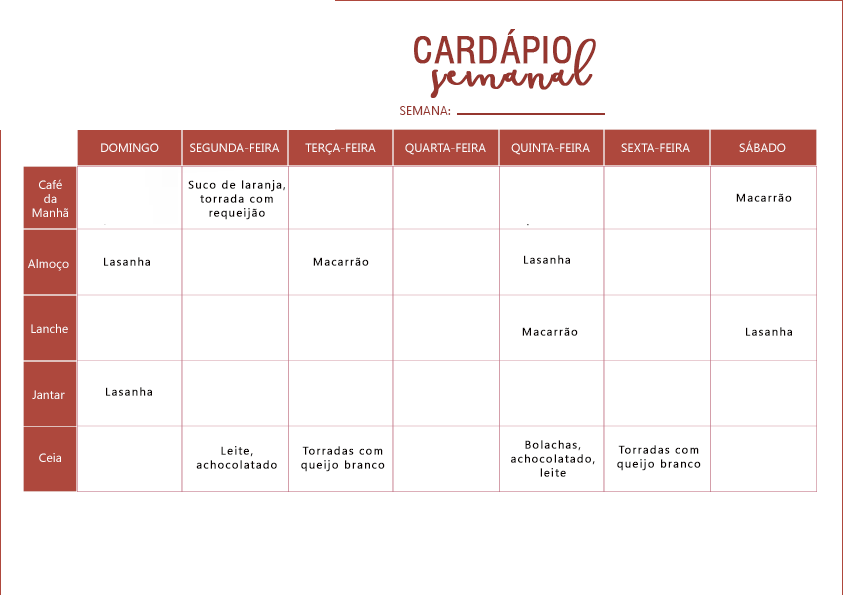
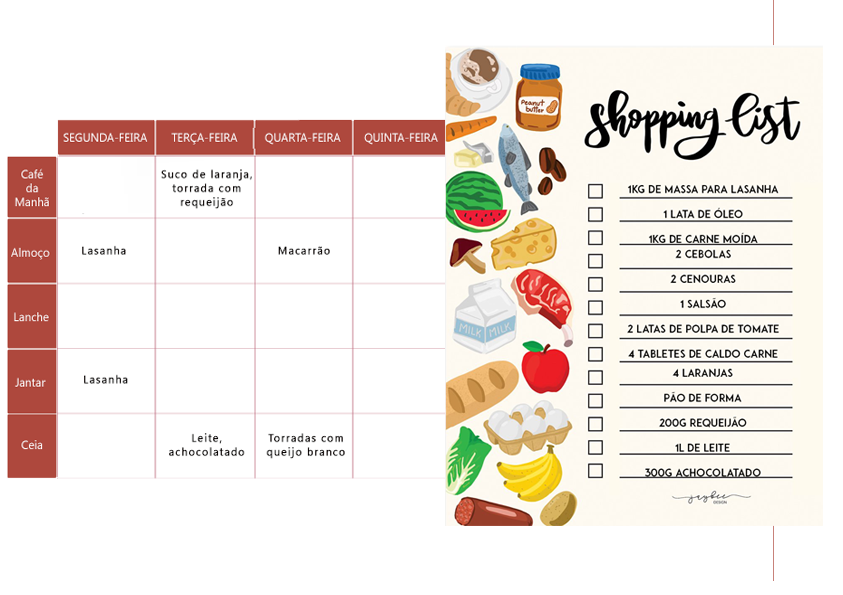
Layered file, before and after one edit (843x595). Changes by layer:
renamed "Camada 2" to "Camada 1", painted on it over [0, 0, 843, 595]
added layer "Camada 0" over [7, 0, 774, 581]
